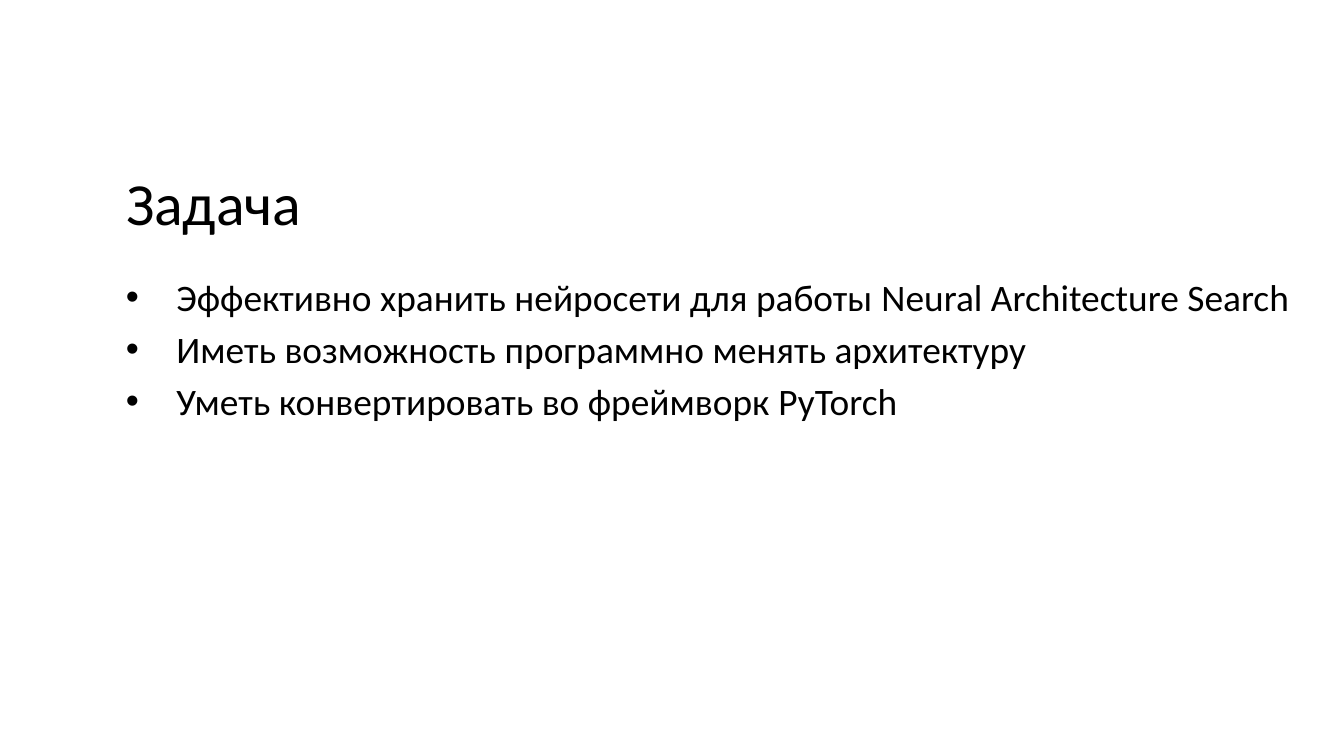
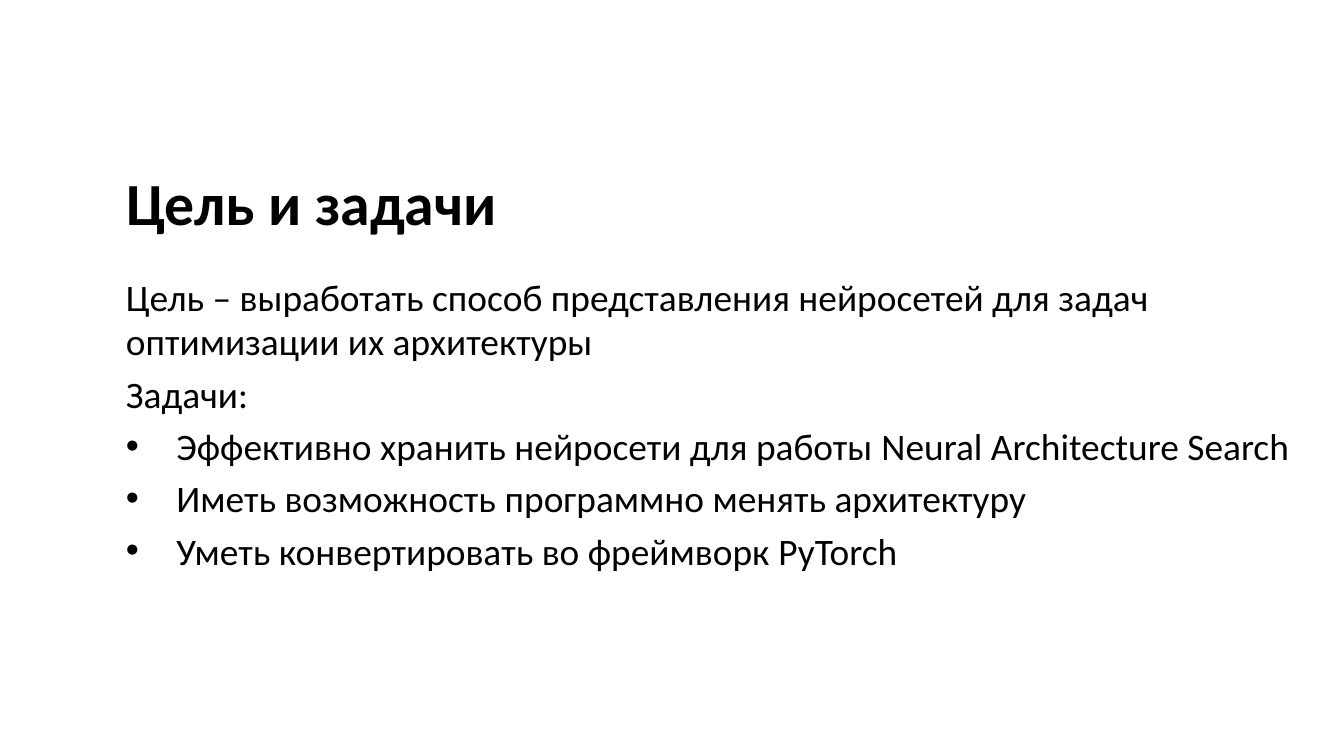
Before and after one commit to IvanMaslov/famlinn, a slide deck: slide 5 of docs/MaslovIvan-first-prethesis.pptx (slide 2 before the commit). Drawn at 1344x756 pixels with LibreOffice and Linux fonts; fonts in the diff are those of the drawing; background and template pictures are left out. Boxes give left, top, right and bottom in pixels: in the first picture for what was removed or moved away, otherwise in the second. Text is boxed around its words. In the diff, an @@ line names an element or a change of style, - is before the commit and + after.

```diff
--- a/docs/MaslovIvan-first-prethesis.pptx
+++ b/docs/MaslovIvan-first-prethesis.pptx
@@ title at (126, 186, 497, 235): text changed; bold on @@
-Задача
+Цель и задачи
@@ text at (126, 285, 1148, 414): paragraphs added @@
+Цель – выработать способ представления нейросетей для задач оптимизации их архитектуры
+Задачи:
```
Also in this commit, not shown: 5 other slides changed, 5 slides added, 1 slide removed, 2 other files.
